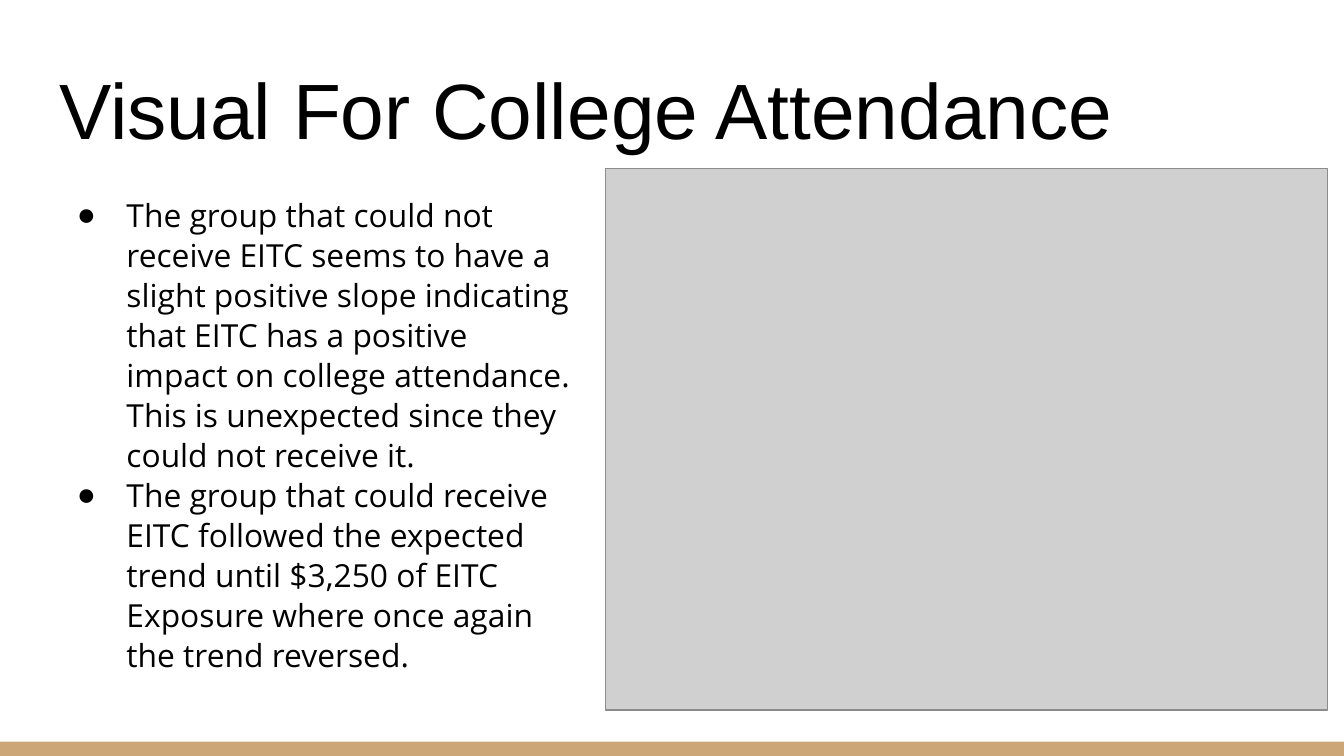
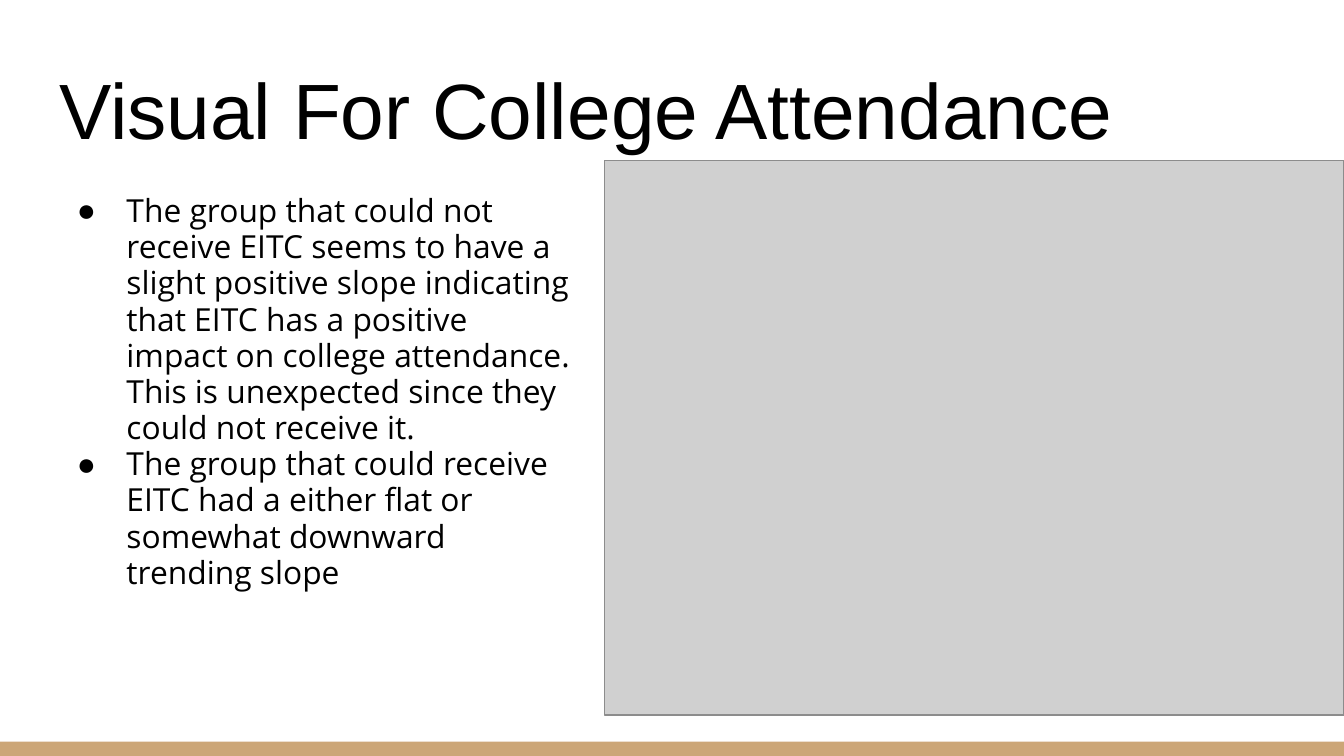
Before and after one commit to saifelsisy/EITC_EDUCATION_ANALYSIS, a slide deck: slide 8 of Earned Income Tax Credit.pptx. Drawn at 1344x756 pixels with LibreOffice and Linux fonts; fonts in the diff are those of the drawing; grey boxes stand for pictures. Boxes give left, top, right and bottom in pixels: in the first picture for what was removed or moved away, otherwise in the second. Text is boxed around its words. In the diff, an @@ line names an element or a change of style, - is before the commit and + after.

```diff
--- a/Earned Income Tax Credit.pptx
+++ b/Earned Income Tax Credit.pptx
@@ picture: place and size @@
-picture at <box>605,168,1327,710</box>
+picture at <box>605,161,1344,715</box>
@@ text at <box>126,198,569,440</box>: line spacing 1.05 to 0.95 @@
@@ text at <box>126,451,548,592</box>: text changed @@
-● The group that could receive EITC followed the expected trend until $3,250 of EITC Exposure where once again the trend reversed.
+● The group that could receive EITC had a either flat or somewhat downward trending slope
```
Also in this commit, not shown: 7 other slides changed, 1 other file.
